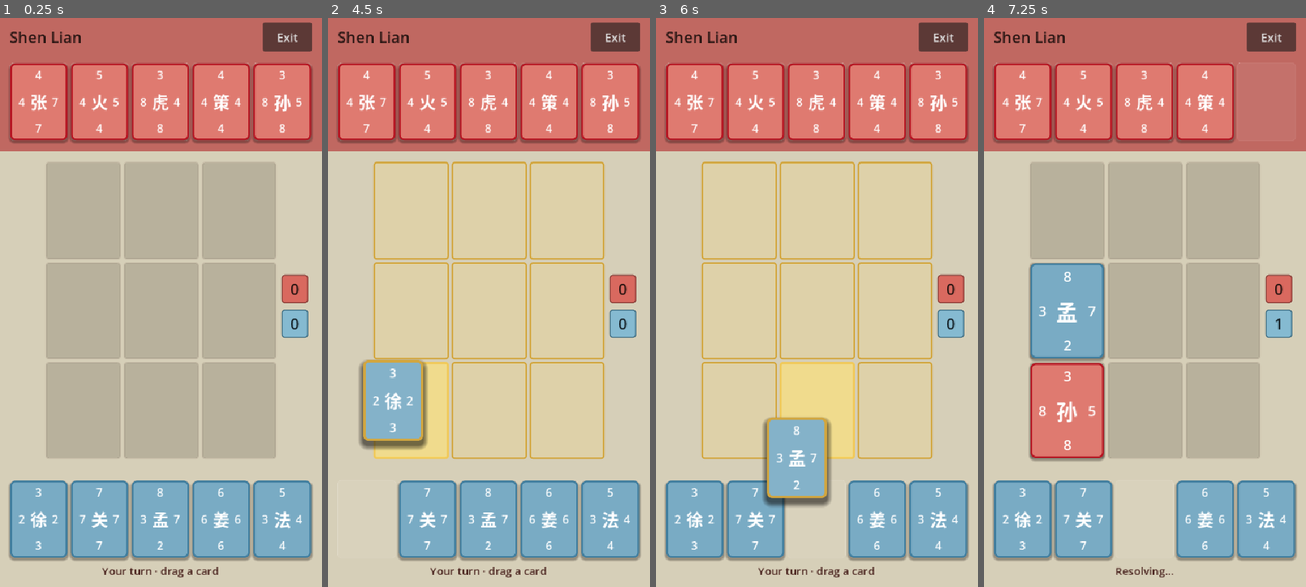
Above: before the commit, frames 1-4 (left to right).
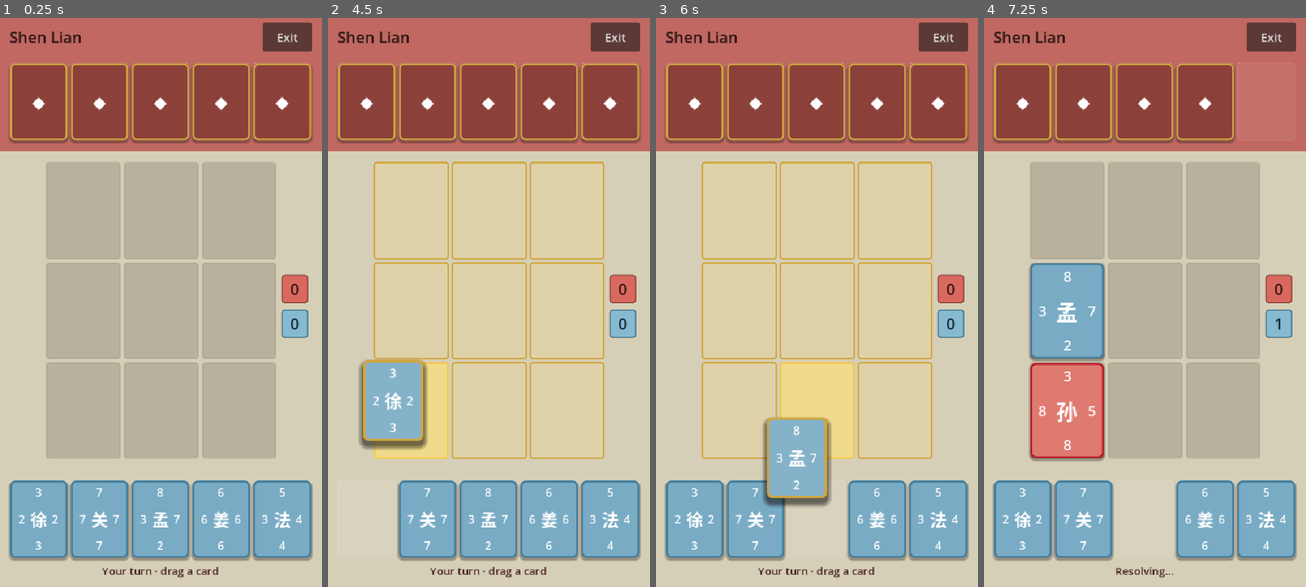
Above: after the commit, the same moments.

Repository: YLMstring/WuXiaCard
Game: Godot game, scene res://main.tscn
Same seed, same stepped clock (60 frames per second), same inputs: the game is played once before the commit and once after it.
Inputs (mouse positions are in pixels of both pictures, inside the frame that each line leads up to):
- Up to frame 1 (0.25 s): no input
- Up to frame 2 (4.5 s): tap Enter at 0.5, 2, 3.5 s; drag from (366, 103) to (521, 171) at 0.52 s; tap Space at 1.25, 2.75, 4.25 s; drag from (427, 103) to (472, 416) at 1.27 s; move the mouse to (489, 103) at 2.02 s; click (489, 103) at 2.17 s; drag from (550, 103) to (392, 217) at 2.77 s; drag from (611, 103) to (505, 302) at 3.52 s; drag from (366, 518) to (440, 154) at 4.27 s
- Up to frame 3 (6 s): move the mouse to (755, 518) at 5.02 s; click (755, 518) at 5.17 s; drag from (817, 518) to (752, 330) at 5.77 s
- Up to frame 4 (7.25 s): drag from (1067, 308) to (1177, 171) at 6.52 s

The runs differ from the first frame. In frame 1, 12% of the frame differs, in the area x 3-97%, y 7-22%; in frame 2, 12%; in frame 3, 12%; in frame 4, 9.8%.

Commit message:
Add manual testing mode and conceal opponent hand

Diff:
--- a/scripts/card_view.gd
+++ b/scripts/card_view.gd
@@ -7,9 +7,12 @@
 
 @export var touch_drag_offset: float = 48.0
 
+const CARD_BACK_GLYPH: String = "◆"
+
 var card_data: Dictionary = {}
 var owner_id: int = 0
 var playable: bool = false
+var face_down: bool = false
 
 var _dragging: bool = false
 var _pointer_id: int = -2
@@ -37,21 +40,41 @@
 	card_data = new_card_data.duplicate(true)
 	owner_id = new_owner_id
 	playable = is_playable
+	_refresh_face_content()
+	_apply_owner_style()
+	_update_cursor()
+
+
+func set_face_down(value: bool) -> void:
+	face_down = value
+	_refresh_face_content()
+	_apply_owner_style()
+	_update_cursor()
+
+
+func is_face_down() -> bool:
+	return face_down
+
+
+func _refresh_face_content() -> void:
 	var powers: Array = card_data.get("powers", [0, 0, 0, 0])
 	top_power.text = str(powers[DuelRules.TOP])
 	right_power.text = str(powers[DuelRules.RIGHT])
 	bottom_power.text = str(powers[DuelRules.BOTTOM])
 	left_power.text = str(powers[DuelRules.LEFT])
-	art_placeholder.text = str(card_data.get("glyph", "?"))
-	tooltip_text = "%s  ↑%s →%s ↓%s ←%s" % [
-		str(card_data.get("name", "Card")),
-		top_power.text,
-		right_power.text,
-		bottom_power.text,
-		left_power.text,
-	]
-	_apply_owner_style()
-	_update_cursor()
+	for power_label: Label in [top_power, right_power, bottom_power, left_power]:
+		power_label.visible = not face_down
+	art_placeholder.text = CARD_BACK_GLYPH if face_down else str(card_data.get("glyph", "?"))
+	if face_down:
+		tooltip_text = ""
+	else:
+		tooltip_text = "%s  ↑%s →%s ↓%s ←%s" % [
+			str(card_data.get("name", "Card")),
+			top_power.text,
+			right_power.text,
+			bottom_power.text,
+			left_power.text,
+		]
 
 
 func set_playable(value: bool) -> void:
@@ -249,8 +272,8 @@
 
 func _apply_owner_style() -> void:
 	var style := StyleBoxFlat.new()
-	style.bg_color = _get_owner_background()
-	style.border_color = _get_owner_border()
+	style.bg_color = _get_display_background()
+	style.border_color = _get_display_border()
 	style.set_border_width_all(3)
 	style.set_corner_radius_all(8)
 	style.shadow_color = Color(0.08, 0.06, 0.05, 0.35)
@@ -261,7 +284,7 @@
 
 func _apply_drag_style() -> void:
 	var style := StyleBoxFlat.new()
-	style.bg_color = _get_owner_background().lightened(0.08)
+	style.bg_color = _get_display_background().lightened(0.08)
 	style.border_color = Color("d2a63f")
 	style.set_border_width_all(4)
 	style.set_corner_radius_all(8)
@@ -271,6 +294,18 @@
 	add_theme_stylebox_override("panel", style)
 
 
+func _get_display_background() -> Color:
+	if face_down:
+		return Color("8c403a")
+	return _get_owner_background()
+
+
+func _get_display_border() -> Color:
+	if face_down:
+		return Color("d2a63f")
+	return _get_owner_border()
+
+
 func _get_owner_background() -> Color:
 	if owner_id == DuelRules.PLAYER_OWNER:
 		return Color("79abc4")
--- a/scripts/duel_controller.gd
+++ b/scripts/duel_controller.gd
@@ -11,6 +11,7 @@
 const CARD_SCENE: PackedScene = preload("res://scenes/card_view.tscn")
 const Catalog = preload("res://scripts/card_catalog.gd")
 const Decks = preload("res://scripts/duel_decks.gd")
+const Settings = preload("res://scripts/game_settings.gd")
 const StateData = preload("res://scripts/duel_state.gd")
 const MoveData = preload("res://scripts/duel_move.gd")
 const Simulator = preload("res://scripts/duel_simulator.gd")
@@ -31,6 +32,7 @@
 @export var multi_capture_haptic_ms: int = 45
 
 var turn_state: TurnState = TurnState.PLAYER
+var testing_mode: bool = Settings.TESTING_MODE
 var board: Array = DuelRules.empty_board()
 var duel_state: StateData = null
 var board_cells: Array[PanelContainer] = []
@@ -78,7 +80,7 @@
 	get_viewport().size_changed.connect(_layout_duel)
 	opponent_name.text = "Shen Lian"
 	turn_state = TurnState.PLAYER
-	_set_hand_playable(true)
+	_sync_hand_playability()
 	_update_score()
 	_update_turn_status()
 	_layout_duel.call_deferred()
@@ -190,9 +192,10 @@
 
 func _create_hands() -> void:
 	for card_data: Dictionary in duel_state.get_hand(DuelRules.OPPONENT_OWNER):
-		_spawn_card(opponent_hand, card_data, DuelRules.OPPONENT_OWNER, false)
+		var opponent_card: CardView = _spawn_card(opponent_hand, card_data, DuelRules.OPPONENT_OWNER, false)
+		opponent_card.set_face_down(not testing_mode)
 	for card_data: Dictionary in duel_state.get_hand(DuelRules.PLAYER_OWNER):
-		_spawn_card(player_hand, card_data, DuelRules.PLAYER_OWNER, true)
+		_spawn_card(player_hand, card_data, DuelRules.PLAYER_OWNER, false)
 
 
 func _create_card_instances(card_ids: Array[StringName], owner_id: int) -> Array:
@@ -221,18 +224,18 @@
 	slot.add_child(card)
 	card.touch_drag_offset = drag_touch_offset
 	card.configure(card_data, owner_id, is_playable)
-	if owner_id == DuelRules.PLAYER_OWNER:
-		card.drag_started.connect(_on_card_drag_started)
-		card.drag_moved.connect(_on_card_drag_moved)
-		card.drag_ended.connect(_on_card_drag_ended)
+	card.drag_started.connect(_on_card_drag_started)
+	card.drag_moved.connect(_on_card_drag_moved)
+	card.drag_ended.connect(_on_card_drag_ended)
 	return card
 
 
 func _on_card_drag_started(card: CardView, _pointer_position: Vector2) -> void:
-	if turn_state != TurnState.PLAYER:
+	if not _can_manually_drag(card):
 		card.finish_drag_state()
 		return
-	card.set_meta(SIMULATOR_HAND_INDEX_META, _get_cards_in_hand(player_hand).find(card))
+	var source_hand: HBoxContainer = _get_hand_for_owner(card.owner_id)
+	card.set_meta(SIMULATOR_HAND_INDEX_META, _get_cards_in_hand(source_hand).find(card))
 	card.reparent(drag_layer, true)
 	_highlight_legal_cells()
 
@@ -250,9 +253,9 @@
 func _on_card_drag_ended(card: CardView, pointer_position: Vector2) -> void:
 	var target_cell: int = _get_cell_at_position(pointer_position)
 	_clear_cell_highlights()
-	if turn_state == TurnState.PLAYER and DuelRules.can_place(board, target_cell):
+	if _can_manually_drag(card) and DuelRules.can_place(board, target_cell):
 		card.finish_drag_state()
-		await _commit_card(card, target_cell, DuelRules.PLAYER_OWNER)
+		await _commit_card(card, target_cell, card.owner_id)
 		return
 	_return_card_to_hand(card)
 	card.play_invalid_shake(invalid_shake_duration)
@@ -261,7 +264,7 @@
 func _return_card_to_hand(card: CardView) -> void:
 	var home_parent: Node = card.get_home_parent()
 	if home_parent == null or not is_instance_valid(home_parent):
-		home_parent = player_hand
+		home_parent = _get_hand_for_owner(card.owner_id)
 	card.reparent(home_parent, false)
 	var target_index: int = clampi(card.get_home_index(), 0, home_parent.get_child_count() - 1)
 	home_parent.move_child(card, target_index)
@@ -294,10 +297,11 @@
 	card.remove_meta(SIMULATOR_HAND_INDEX_META)
 
 	turn_state = TurnState.RESOLVING
-	_set_hand_playable(false)
+	_sync_hand_playability()
 	_update_turn_status()
 
 	var target_cell: PanelContainer = board_cells[cell_index]
+	card.set_face_down(false)
 	card.reparent(target_cell, false)
 	card.set_playable(false)
 	card.scale = Vector2(0.9, 0.9)
@@ -324,13 +328,14 @@
 
 	if duel_state.active_player == DuelRules.PLAYER_OWNER:
 		turn_state = TurnState.PLAYER
-		_set_hand_playable(true)
+		_sync_hand_playability()
 		_update_turn_status()
 		return
 
 	turn_state = TurnState.OPPONENT
+	_sync_hand_playability()
 	_update_turn_status()
-	if not continue_automatically:
+	if testing_mode or not continue_automatically:
 		return
 	if opponent_think_delay > 0.0:
 		await get_tree().create_timer(opponent_think_delay).timeout
@@ -399,7 +404,7 @@
 
 func _finish_match() -> void:
 	turn_state = TurnState.COMPLETE
-	_set_hand_playable(false)
+	_sync_hand_playability()
 	var player_total: int = DuelRules.count_owned(board, DuelRules.PLAYER_OWNER)
 	var opponent_total: int = DuelRules.count_owned(board, DuelRules.OPPONENT_OWNER)
 	if player_total > opponent_total:
@@ -410,9 +415,34 @@
 	print("DUEL_COMPLETE player=%d opponent=%d" % [player_total, opponent_total])
 
 
-func _set_hand_playable(value: bool) -> void:
+func _sync_hand_playability() -> void:
 	for card: CardView in _get_cards_in_hand(player_hand):
-		card.set_playable(value and turn_state == TurnState.PLAYER)
+		card.set_playable(
+			turn_state == TurnState.PLAYER
+			and duel_state != null
+			and duel_state.active_player == DuelRules.PLAYER_OWNER
+		)
+	for card: CardView in _get_cards_in_hand(opponent_hand):
+		card.set_playable(
+			testing_mode
+			and turn_state == TurnState.OPPONENT
+			and duel_state != null
+			and duel_state.active_player == DuelRules.OPPONENT_OWNER
+		)
+
+
+func _can_manually_drag(card: CardView) -> bool:
+	if duel_state == null or duel_state.active_player != card.owner_id:
+		return false
+	if card.owner_id == DuelRules.PLAYER_OWNER:
+		return turn_state == TurnState.PLAYER
+	if card.owner_id == DuelRules.OPPONENT_OWNER:
+		return testing_mode and turn_state == TurnState.OPPONENT
+	return false
+
+
+func _get_hand_for_owner(owner_id: int) -> HBoxContainer:
+	return player_hand if owner_id == DuelRules.PLAYER_OWNER else opponent_hand
 
 
 func _get_cards_in_hand(container: HBoxContainer) -> Array[CardView]:
@@ -470,11 +500,11 @@
 func _update_turn_status() -> void:
 	match turn_state:
 		TurnState.PLAYER:
-			turn_status.text = "Your turn · drag a card"
+			turn_status.text = "Testing · Player side · drag a card" if testing_mode else "Your turn · drag a card"
 		TurnState.RESOLVING:
 			turn_status.text = "Resolving…"
 		TurnState.OPPONENT:
-			turn_status.text = "Shen Lian considers…"
+			turn_status.text = "Testing · Opponent side · drag a card" if testing_mode else "Shen Lian considers…"
 		TurnState.COMPLETE:
 			pass
 
--- /dev/null
+++ b/scripts/game_settings.gd
@@ -0,0 +1,5 @@
+class_name GameSettings
+extends RefCounted
+
+# Change this before launching to reveal both hands and manually control both sides.
+const TESTING_MODE: bool = false
--- a/tests/test_duel_integration.gd
+++ b/tests/test_duel_integration.gd
@@ -23,8 +23,10 @@
 	_check_hand_slots(duel.get_node("PlayerHand"))
 	_check_hand_slots(duel.get_node("OpponentHand"))
 	_check_catalog_hands(duel)
+	_check_normal_opponent_concealment(duel)
 	await _check_focus_loss_return()
 	await _check_dragged_card_commits_through_simulator()
+	await _check_testing_mode_manual_turns()
 	await _check_player_gate_exile()
 	await _check_opponent_tiger_exile()
 	var initial_player_card_sizes: Dictionary = _card_sizes_by_slot(duel.get_node("PlayerHand"))
@@ -124,6 +126,43 @@
 	_check(not duel.has_method("_get_player_cards") and not duel.has_method("_get_opponent_cards"), "Controller no longer owns hard-coded card definitions")
 
 
+func _check_normal_opponent_concealment(duel: Node) -> void:
+	var opponent_cards: Array[Control] = _cards_below(duel.get_node("OpponentHand"))
+	var all_concealed: bool = not opponent_cards.is_empty()
+	var all_private_data_retained: bool = true
+	for card: Control in opponent_cards:
+		var card_data: Dictionary = card.get("card_data")
+		all_private_data_retained = all_private_data_retained and not String(card_data.get("name", "")).is_empty() and (card_data.get("powers", []) as Array).size() == 4
+		all_concealed = (
+			all_concealed
+			and card.has_method("is_face_down")
+			and bool(card.call("is_face_down"))
+			and not (card.get_node("Overlay/TopPower") as Label).visible
+			and not (card.get_node("Overlay/RightPower") as Label).visible
+			and not (card.get_node("Overlay/BottomPower") as Label).visible
+			and not (card.get_node("Overlay/LeftPower") as Label).visible
+			and card.tooltip_text.is_empty()
+		)
+	_check(all_concealed, "Normal mode presents every remaining opponent card face-down without power or tooltip leaks")
+	_check(all_private_data_retained, "Face-down opponent views retain complete private card data")
+
+	var first_card: Control = opponent_cards[0]
+	var first_data: Dictionary = first_card.get("card_data")
+	var supports_visibility: bool = first_card.has_method("set_face_down") and first_card.has_method("is_face_down")
+	_check(supports_visibility, "Card view exposes reusable face-down presentation controls")
+	if supports_visibility:
+		first_card.call("set_face_down", false)
+		first_card.call("set_face_down", false)
+		var powers: Array = first_data.get("powers", [])
+		_check(not bool(first_card.call("is_face_down")), "Repeated reveal calls leave the card face-up")
+		_check((first_card.get_node("Overlay/ArtPlaceholder") as Label).text == str(first_data.get("glyph", "?")), "Revealing restores the opponent card glyph from retained data")
+		_check((first_card.get_node("Overlay/TopPower") as Label).visible and (first_card.get_node("Overlay/TopPower") as Label).text == str(powers[0]), "Revealing restores visible power labels from retained data")
+		_check(not first_card.tooltip_text.is_empty(), "Revealing restores the opponent card tooltip")
+		first_card.call("set_face_down", true)
+		first_card.call("set_face_down", true)
+		_check(bool(first_card.call("is_face_down")) and first_card.tooltip_text.is_empty(), "Repeated conceal calls remain idempotent")
+
+
 func _check_focus_loss_return() -> void:
 	var focus_duel: Node = DUEL_SCENE.instantiate()
 	root.add_child(focus_duel)
@@ -155,7 +194,64 @@
 	await drag_duel._commit_card(card, 0, 1)
 	_check(drag_duel.debug_get_board_occupancy() == 2, "Dragged player card and opponent reply both commit through production")
 	_check(drag_duel.debug_get_simulation_turn_count() == 2, "Real dragged placement advances simulator state for both turns")
+	var opponent_board_card: Control = null
+	for board_card_value: Variant in drag_duel.get("board_cards"):
+		if board_card_value is Control and int((board_card_value as Control).get("owner_id")) == 2:
+			opponent_board_card = board_card_value as Control
+			break
+	_check(opponent_board_card != null, "Normal AI places an opponent card view on the board")
+	if opponent_board_card != null:
+		_check(opponent_board_card.has_method("is_face_down") and not bool(opponent_board_card.call("is_face_down")), "An AI-played opponent card reveals when it reaches the board")
 	drag_duel.queue_free()
+	await process_frame
+
+
+func _check_testing_mode_manual_turns() -> void:
+	var test_duel: Node = DUEL_SCENE.instantiate()
+	test_duel.set("testing_mode", true)
+	root.add_child(test_duel)
+	await process_frame
+	await process_frame
+	test_duel.debug_set_fast_mode(true)
+
+	var player_cards: Array[Control] = _cards_below(test_duel.get_node("PlayerHand"))
+	var opponent_cards: Array[Control] = _cards_below(test_duel.get_node("OpponentHand"))
+	var all_face_up: bool = true
+	for card: Control in player_cards + opponent_cards:
+		all_face_up = all_face_up and card.has_method("is_face_down") and not bool(card.call("is_face_down"))
+	_check(all_face_up, "Testing mode starts with both hands face-up")
+	_check(_count_playable(player_cards) == player_cards.size() and _count_playable(opponent_cards) == 0, "Testing mode initially enables only the player hand")
+	_check("Testing" in (test_duel.get_node("TurnStatus") as Label).text and "Player" in (test_duel.get_node("TurnStatus") as Label).text, "Testing status identifies the opening player side")
+
+	var player_card: Control = player_cards[0]
+	test_duel._on_card_drag_started(player_card, player_card.get_global_rect().get_center())
+	_check(player_card.get_parent() == test_duel.get_node("DragLayer"), "Testing player drag uses the production drag layer")
+	await test_duel._commit_card(player_card, 0, 1)
+	_check(test_duel.debug_get_board_occupancy() == 1 and test_duel.debug_get_simulation_turn_count() == 1, "Testing mode suppresses the automatic AI reply")
+	opponent_cards = _cards_below(test_duel.get_node("OpponentHand"))
+	_check(_count_playable(_cards_below(test_duel.get_node("PlayerHand"))) == 0 and _count_playable(opponent_cards) == opponent_cards.size(), "Testing mode enables only the opponent hand on the opponent turn")
+	_check("Testing" in (test_duel.get_node("TurnStatus") as Label).text and "Opponent" in (test_duel.get_node("TurnStatus") as Label).text, "Testing status identifies the opponent side")
+
+	var opponent_card: Control = opponent_cards[0]
+	var opponent_home: Node = opponent_card.get_parent()
+	opponent_card.call("_try_begin_drag", opponent_card.get_global_rect().get_center(), -1)
+	_check(opponent_card.get_parent() == test_duel.get_node("DragLayer"), "Testing opponent drag uses the production drag layer")
+	opponent_card.call("_try_end_drag", Vector2(-100.0, -100.0), -1)
+	await process_frame
+	_check(opponent_card.get_parent() == opponent_home, "Invalid testing opponent drop returns to its original top-hand slot")
+
+	opponent_card.call("_try_begin_drag", opponent_card.get_global_rect().get_center(), -1)
+	opponent_card.notification(NOTIFICATION_APPLICATION_FOCUS_OUT)
+	await process_frame
+	await process_frame
+	_check(opponent_card.get_parent() == opponent_home, "Focus loss returns a testing opponent card to its original top-hand slot")
+
+	opponent_card.call("_try_begin_drag", opponent_card.get_global_rect().get_center(), -1)
+	_check(opponent_card.get_parent() == test_duel.get_node("DragLayer"), "Testing opponent card can begin a second valid drag")
+	await test_duel._commit_card(opponent_card, 1, 2)
+	_check(test_duel.debug_get_board_occupancy() == 2 and test_duel.debug_get_simulation_turn_count() == 2, "Manual opponent placement advances the production simulator path exactly once")
+	_check(_count_playable(_cards_below(test_duel.get_node("PlayerHand"))) == _count_cards(test_duel.get_node("PlayerHand")) and _count_playable(_cards_below(test_duel.get_node("OpponentHand"))) == 0, "Testing control returns to the player hand after the opponent move")
+	test_duel.queue_free()
 	await process_frame
 
 
@@ -243,6 +339,14 @@
 	return _cards_below(container).size()
 
 
+func _count_playable(cards: Array[Control]) -> int:
+	var count: int = 0
+	for card: Control in cards:
+		if bool(card.get("playable")):
+			count += 1
+	return count
+
+
 func _check(condition: bool, message: String) -> void:
 	_checks += 1
 	if condition:
Not shown, added: scripts/game_settings.gd.uid
